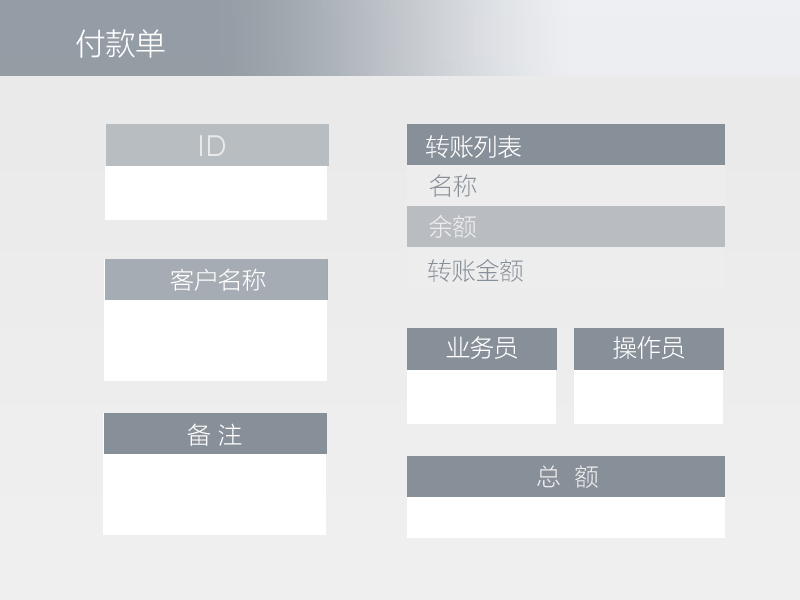
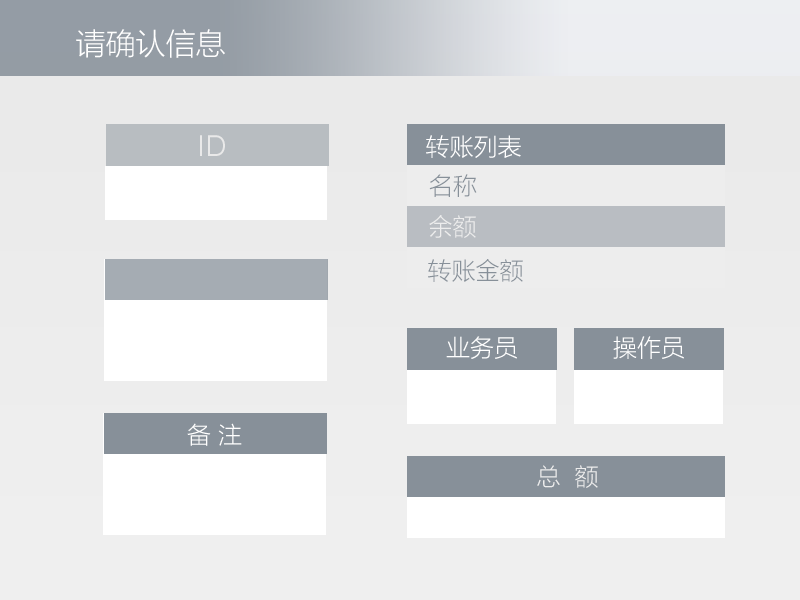
Layers edited between the first and the second 800x600 image:
renamed "付款单" to "请确认信息", painted on it over [76, 29, 225, 58]
renamed "客户名称" to "图层 7", painted on it over [170, 268, 266, 291]
